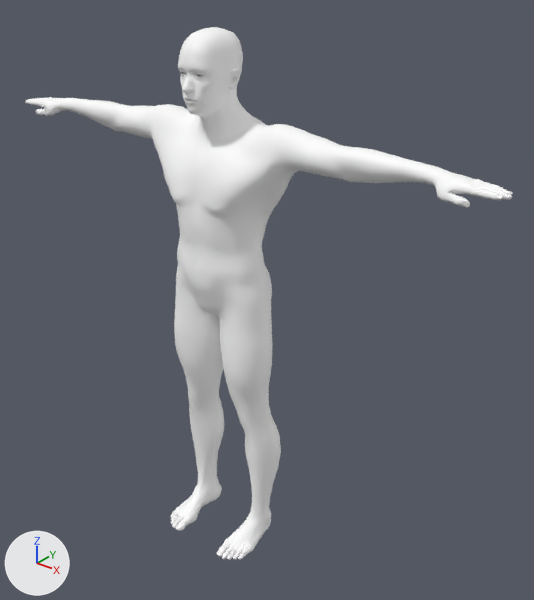
Before and after pictures for a commit that changed the FBX model Assets/Models/Player.fbx.
Before and after are seen from a camera (50 mm lens) standing at (0.152, -0.162, 0.203) and looking at (0.01, 0.015, 0.094). The lights are fixed; the arrows at lower left show +X, +Y and +Z. Where no turn or scale is listed for an object, it has been applied to the vertices.

Objects in the first picture: 'playerMesh'.
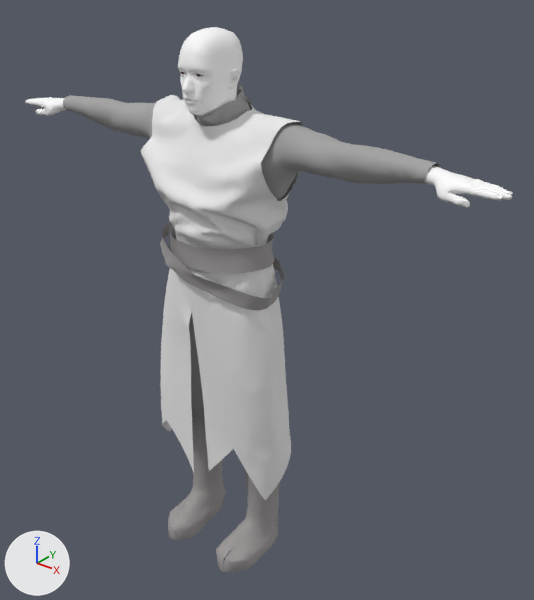
The newer file is also rescaled (x2.54) as a whole; pictures and numbers use the older file's frame.

What the commit changed:
Material 'Material3762' (mat_material3762) is new.
Its base color is (0.82, 0.82, 0.82) (white #eaeaea).
Its roughness is 0.776.
Material 'Material3758' (mat_material3758) is new.
Its base color is (0.365, 0.361, 0.361) (grey #a3a2a2).
Its roughness is 0.776.
Material 'Material3766' (mat_material3766) is new.
Its base color is (0.333, 0.318, 0.318) (grey #9c9999).
Its roughness is 0.776.
me_player is used by ob_playermesh; location (0.0, 0.0, 0.0).
me_player had 13380 vertices, 13378 faces and spanned x -0.093..0.093, y -0.015..0.018, z 0.0..0.181.
me_player now has 28842 vertices, 43625 faces and spans x -0.093..0.093, y -0.016..0.023, z -0.004..0.181.
me_player part 1: a new loose piece of 6926 vertices spanning x -0.072..0.072, y -0.009..0.019, z 0.006..0.165, in mat_material3758 (grey #a3a2a2).
me_player part 2: a new loose piece of 6023 vertices spanning x -0.03..0.028, y -0.013..0.023, z 0.021..0.161, in mat_material3762 (white #eaeaea).
me_player part 3: a new loose piece of 937 vertices spanning x 0.005..0.022, y -0.016..0.017, z -0.004..0.048, in mat_material3766 (grey #9c9999).
me_player part 4: a new loose piece of 892 vertices spanning x -0.022..-0.005, y -0.016..0.016, z -0.004..0.049, in mat_material3766 (grey #9c9999).
me_player part 5: a new loose piece of 366 vertices spanning x -0.019..0.019, y -0.011..0.018, z 0.11..0.12, in mat_material3766 (grey #9c9999).
me_player part 6: a new loose piece of 318 vertices spanning x -0.021..0.023, y -0.014..0.019, z 0.099..0.119, in mat_material3766 (grey #9c9999).
me_player part 7: the surface is now shaded flat.
me_player now uses material mat_material3758 (grey #a3a2a2).
me_player now uses material mat_material3762 (white #eaeaea).
me_player now uses material mat_material3766 (grey #9c9999).

What differs and where, as boxes (x1, y1, x2, y2) in the pictures (534 x 600 px):
'playerMesh', reshaped: before (25, 27, 513, 560); after (25, 27, 513, 572)
part 1 of me_player, added: after (63, 85, 441, 416)
part 2 of me_player, added: after (141, 95, 302, 500)
part 3 of me_player, added: after (216, 466, 281, 572)
part 4 of me_player, added: after (168, 415, 226, 540)
part 5 of me_player, added: after (168, 225, 274, 273)
part 6 of me_player, added: after (160, 221, 285, 310)
